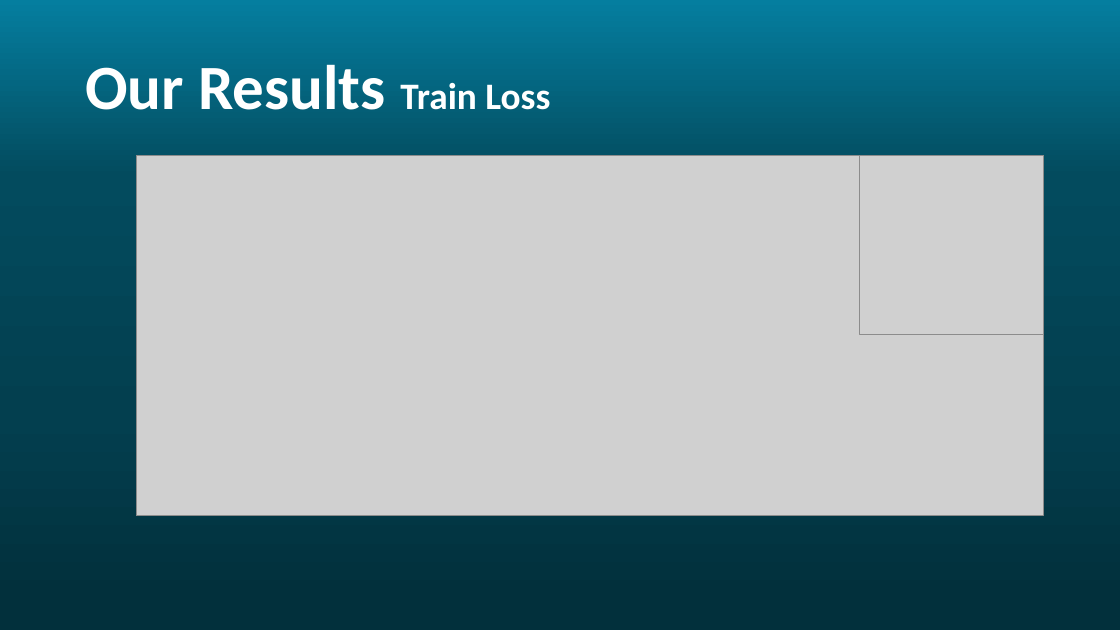
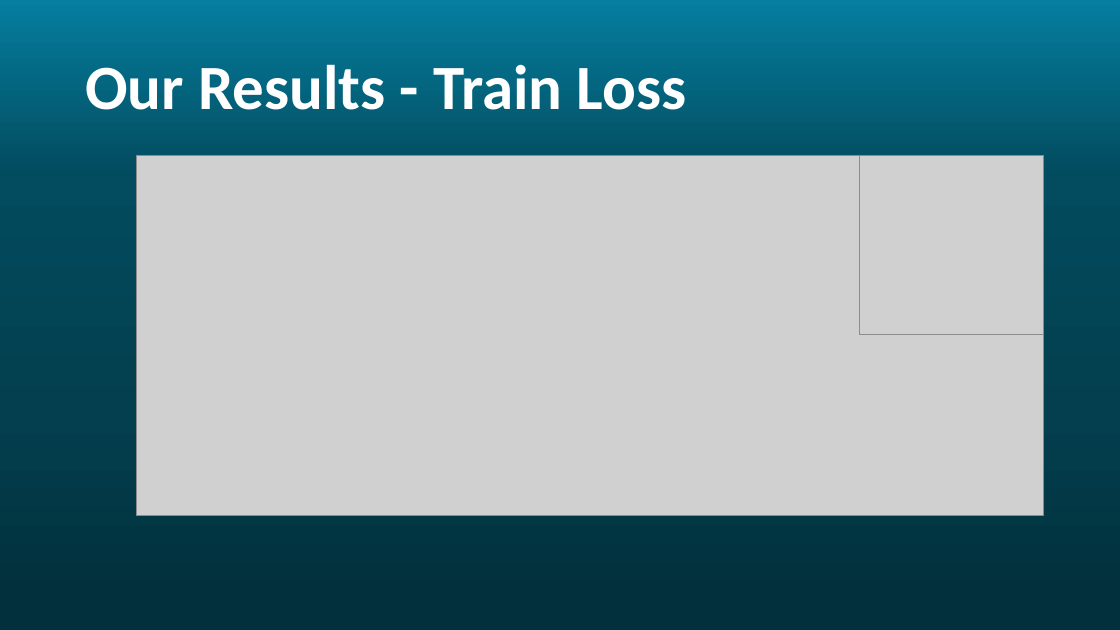
Before and after one commit to Rotem-and-Noam/Ada-STFT, a slide deck: slide 12 of images/AdaSTFT.pptx. Drawn at 1120x630 pixels with LibreOffice and Linux fonts; fonts in the diff are those of the drawing; grey boxes stand for pictures; background and template pictures are left out. Boxes give left, top, right and bottom in pixels: in the first picture for what was removed or moved away, otherwise in the second. Text is boxed around its words. In the diff, an @@ line names an element or a change of style, - is before the commit and + after.

```diff
--- a/images/AdaSTFT.pptx
+++ b/images/AdaSTFT.pptx
@@ title at box(85, 64, 687, 110): text changed @@
-Our Results Train Loss
+Our Results - Train Loss
```
Also in this commit, not shown: 6 other slides changed.
